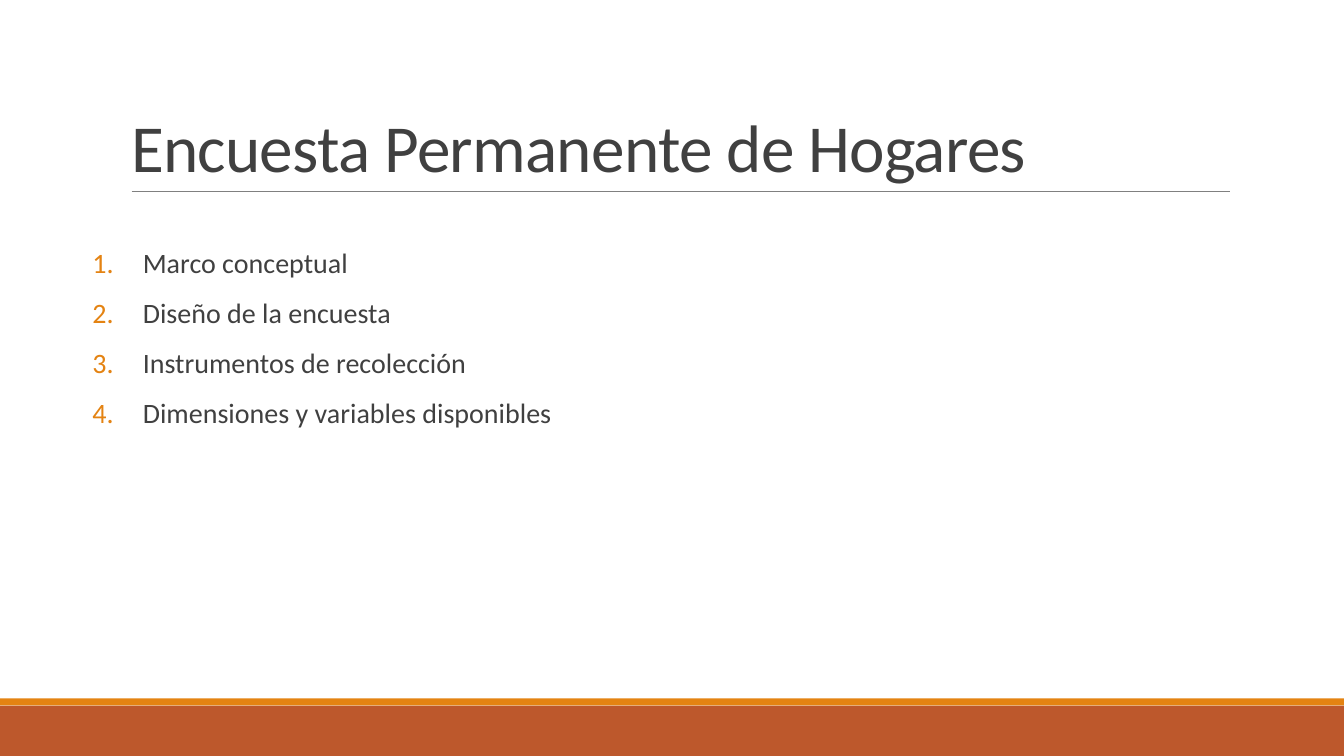
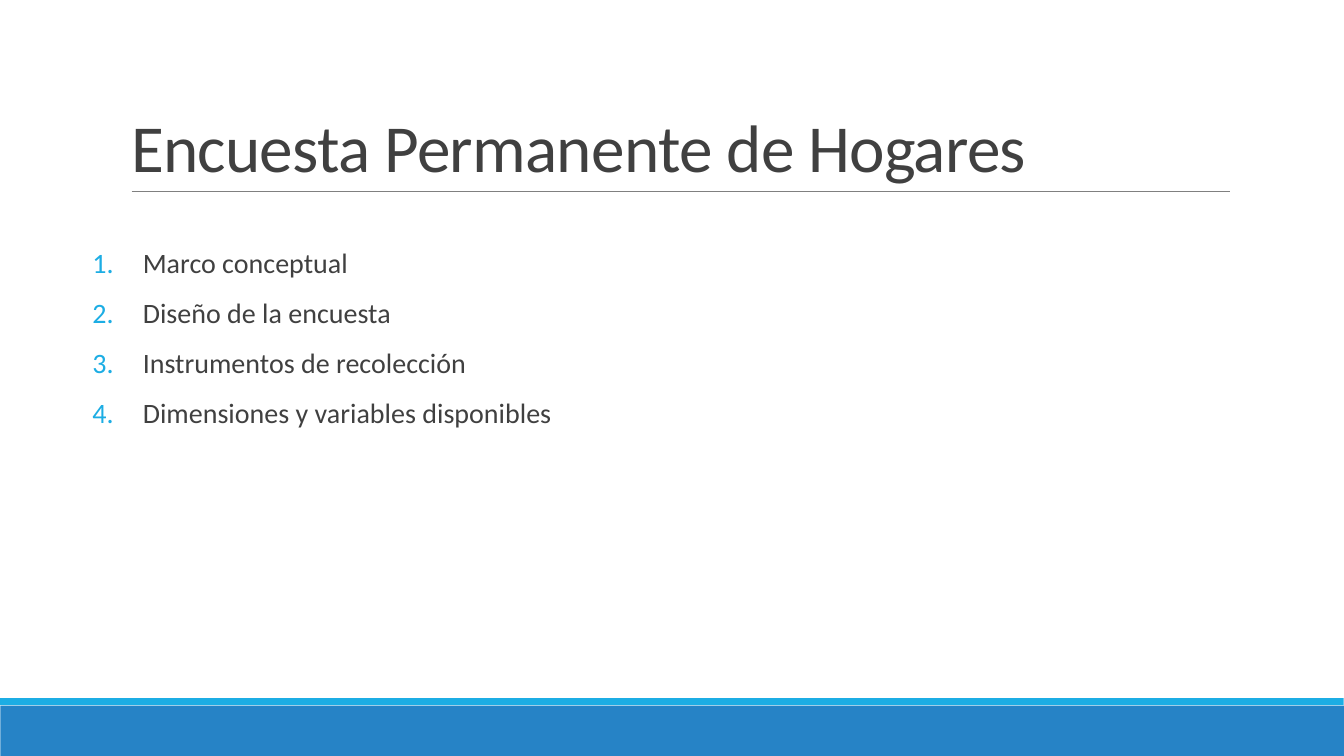
Before and after one commit to ceped-fce-uba/curso_aset, a slide deck: slide 4 of Clase 2 - EPH e Intro a Tidyverse/Presentación EPH.pptx. Drawn at 1344x756 pixels with LibreOffice and Linux fonts; fonts in the diff are those of the drawing. Boxes give left, top, right and bottom in pixels: in the first picture for what was removed or moved away, otherwise in the second. Text is boxed around its words. In the diff, an @@ line names an element or a change of style, - is before the commit and + after.

```diff
--- a/Clase 2 - EPH e Intro a Tidyverse/Presentación EPH.pptx
+++ b/Clase 2 - EPH e Intro a Tidyverse/Presentación EPH.pptx
@@ text "Marco conceptual" at box(143, 253, 551, 428): bullet colour #E48312 to #1CADE4 @@
@@ rectangle at box(0, 706, 1344, 756): fill #BD582C to #2683C6 @@
@@ rectangle at box(0, 699, 1344, 706): fill #E48312 to #1CADE4 @@
```
Also in this commit, not shown: 22 other slides changed, 3 other files.
